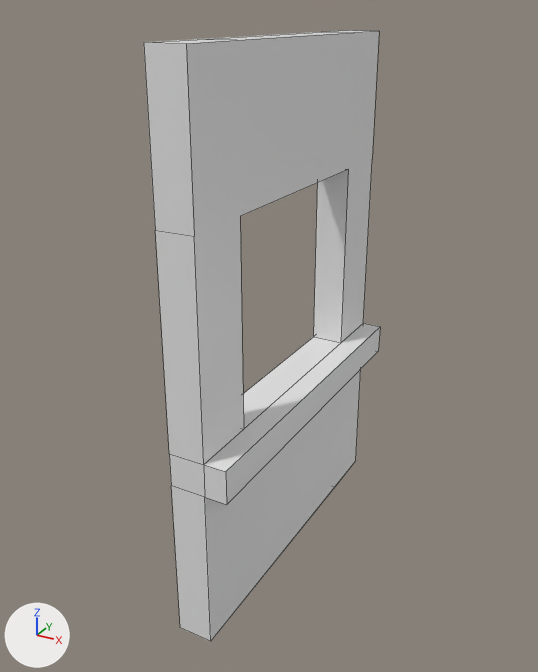
An edit to the FBX model Resources/Objects/Walls/Meshes/6m/WindowFrameSplit[6m].fbx, drawn before and after from the same camera.
Camera for both pictures: a camera (50 mm lens) standing at (3.66, -7.0, 6.24) and looking at (-0.05, -0.25, 2.87). Arrows for +X, +Y and +Z are at lower left; the lights stay in place. Mesh edges are drawn as thin lines. Where no turn or scale is listed for an object, it has been applied to the vertices.

The older version as bpy lines, for what is in view:
```python
me_cube_022 = bpy.data.meshes.new('Cube.022')
me_cube_022.from_pydata(...)  # 34 vertices, 15 faces; spans x -0.2..0.77, y -2.0..2.0, z 0.0..6.0
me_cube_022.materials.append(mat_material_012)  # its picture is missing
me_cube_023 = bpy.data.meshes.new('Cube.023')
me_cube_023.from_pydata([(0.2, -2.0, 0.0), (-0.2, -2.0, 0.0), (0.2, 2.0, 0.0), (-0.2, 2.0, 0.0), (0.2, -2.0, 1.87), (-0.2, -2.0, 1.87), (-0.2, 2.0, 1.88), (0.2, 2.0, 1.88), (0.45, 2.0, 1.88), (0.45, -2.0, 1.87)], [], [(1, 5, 6, 3), (7, 4, 0, 2), (3, 6, 7, 2), (0, 4, 5, 1), (4, 7, 8, 9)])
me_cube_023.materials.append(mat_material_012)  # its picture is missing
me_cube_024 = bpy.data.meshes.new('Cube.024')
me_cube_024.from_pydata(...)  # 16 vertices, 8 faces; spans x -0.2..0.45, y -2.0..2.0, z 1.87..2.25
me_cube_024.materials.append(mat_material_012)  # its picture is missing
ob_bottom = bpy.data.objects.new('Bottom', me_cube_023)
ob_bottom.location = (0.0, 0.0, 0.0)
ob_middle = bpy.data.objects.new('Middle', me_cube_024)
ob_middle.location = (0.0, 0.0, 0.0)
ob_top = bpy.data.objects.new('Top', me_cube_022)
ob_top.location = (0.0, 0.0, 0.0)
```
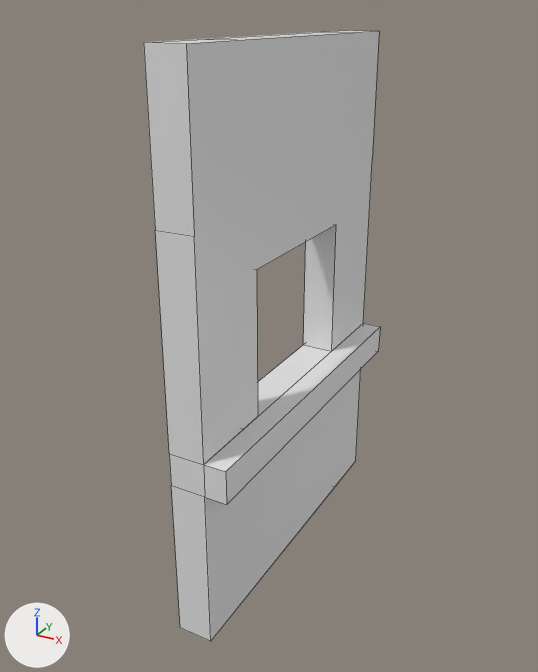
Commit message: Resized windows

The change, as a list of edits to the scene's bpy script:
```text
Change me_cube_022:
    where me_cube_022.from_pydata(...)  # 34 vertices, 15 faces; spans x -0.2..0.77, y -2.0..2.0, z 0.0..6.0
    used by ob_top; location = (0.0, 0.0, 0.0)
    me_cube_022 part 1
    me_cube_022.vertices[20].co: (-0.2, -1.25, 2.25) -> (-0.2, -0.95, 2.25)
    me_cube_022.vertices[21].co: (-0.2, -1.25, 4.5) -> (-0.2, -0.95, 3.9)
    me_cube_022.vertices[23].co: (-0.2, 1.25, 2.25) -> (-0.2, 0.95, 2.25)  # pixel (313, 336) -> pixel (303, 344)
    me_cube_022.vertices[24].co: (-0.2, 1.25, 4.5) -> (-0.2, 0.95, 3.9)
    me_cube_022.vertices[28].co: (0.2, 1.25, 2.25) -> (0.2, 0.95, 2.25)  # pixel (341, 342) -> pixel (331, 351)
    me_cube_022.vertices[29].co: (0.2, 1.25, 4.5) -> (0.2, 0.95, 3.9)  # pixel (348, 169) -> pixel (336, 224)
    me_cube_022.vertices[30].co: (0.2, -1.25, 4.5) -> (0.2, -0.95, 3.9)  # pixel (240, 216) -> pixel (256, 269)
    me_cube_022.vertices[31].co: (0.2, -1.25, 2.25) -> (0.2, -0.95, 2.25)  # pixel (243, 429) -> pixel (257, 416)
```

What differs and where, as boxes [x1, y1, x2, y2] in the pictures (538 x 672 px; the box of a moved part takes in the faces that stretch with it):
part 1 of me_cube_022, moved or reshaped
    both: [226, 166, 352, 444]
